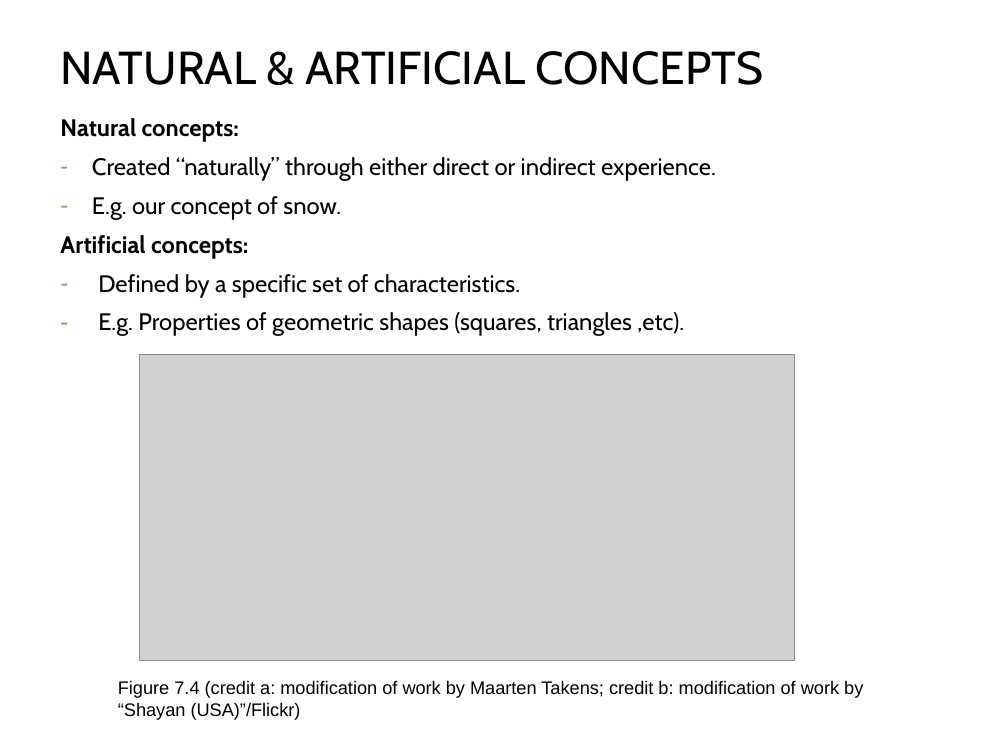
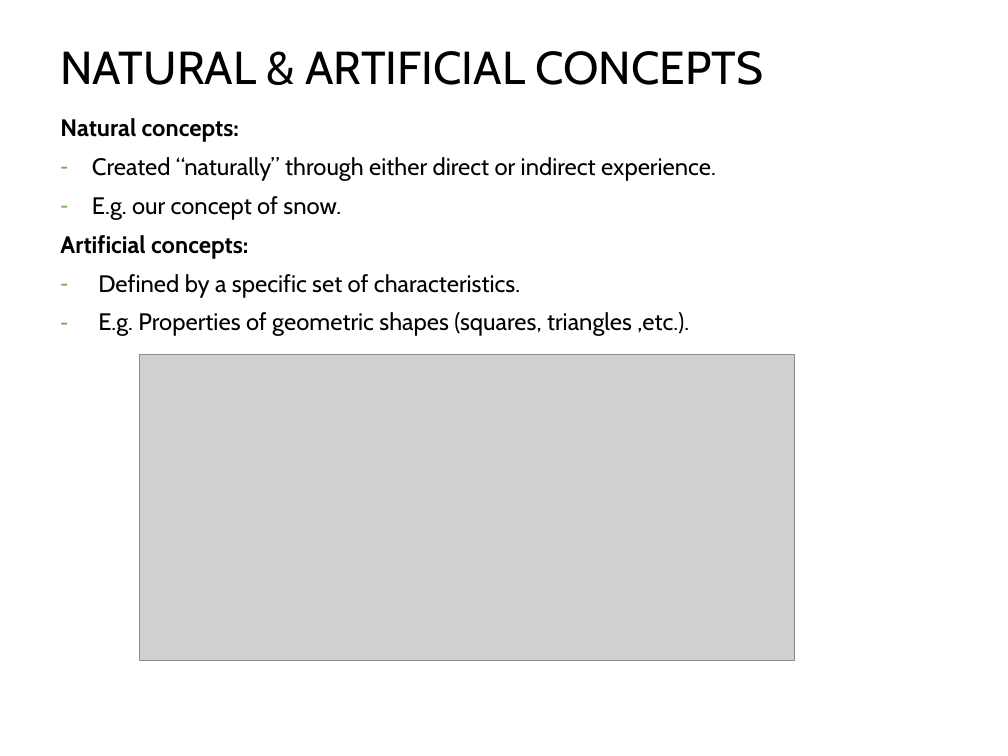
Before and after one commit to npm27/Teaching-Materials, a slide deck: slide 8 of Gen Psych II/Slides/7 Thinking and Intelligence.pptx. Drawn at 1008x756 pixels with LibreOffice and Linux fonts; fonts in the diff are those of the drawing; grey boxes stand for pictures. Boxes give left, top, right and bottom in pixels: in the first picture for what was removed or moved away, otherwise in the second. Text is boxed around its words. In the diff, an @@ line names an element or a change of style, - is before the commit and + after.

```diff
--- a/Gen Psych II/Slides/7 Thinking and Intelligence.pptx
+++ b/Gen Psych II/Slides/7 Thinking and Intelligence.pptx
@@ text at bbox=[98, 312, 689, 336]: text changed @@
-– E.g. Properties of geometric shapes (squares, triangles ,etc).
+– E.g. Properties of geometric shapes (squares, triangles ,etc.).
@@ text removed at bbox=[118, 680, 863, 720] @@
-Figure 7.4 (credit a: modification of work by Maarten Takens; credit b: modification of work by “Shayan (USA)”/Flickr)
```
Also in this commit, not shown: 6 other slides changed, 2 slides added.
